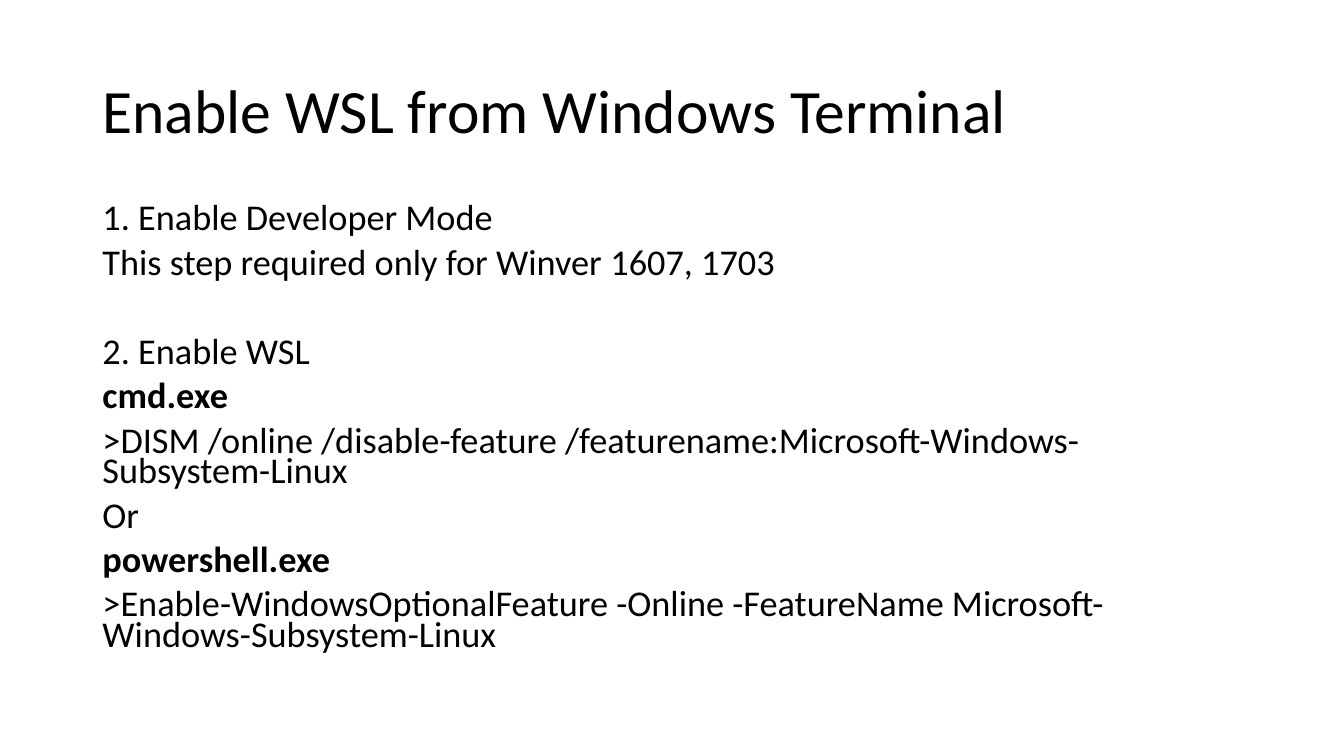
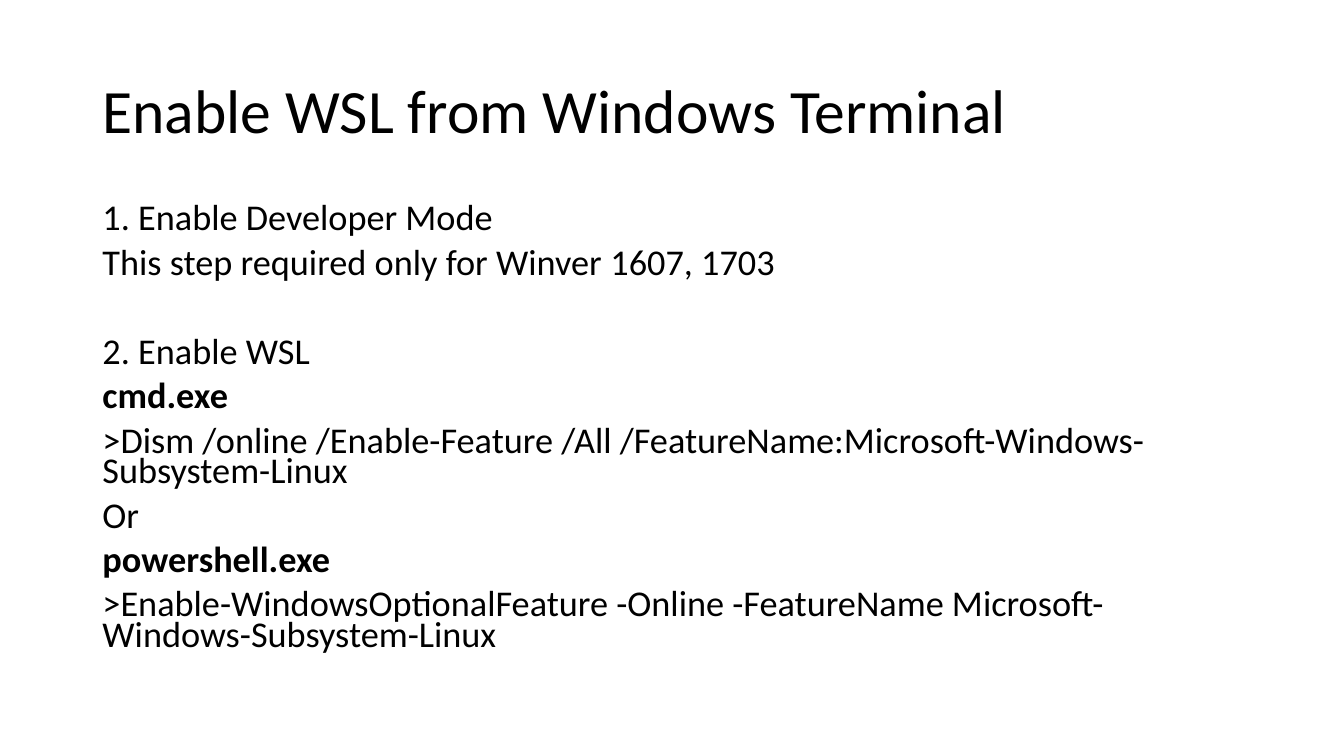
Before and after one commit to aniiiib/StudyNotes, a slide deck: slide 8 of Howto - Windows Subsystem for Linux.pptx. Drawn at 1344x756 pixels with LibreOffice and Linux fonts; fonts in the diff are those of the drawing. Boxes give left, top, right and bottom in pixels: in the first picture for what was removed or moved away, otherwise in the second. Text is boxed around its words. In the diff, an @@ line names an element or a change of style, - is before the commit and + after.

```diff
--- a/Howto - Windows Subsystem for Linux.pptx
+++ b/Howto - Windows Subsystem for Linux.pptx
@@ text at bbox=[102, 427, 1144, 489]: text changed @@
->DISM /online /disable-feature /featurename:Microsoft-Windows-Subsystem-Linux
+>Dism /online /Enable-Feature /All /FeatureName:Microsoft-Windows-Subsystem-Linux
```
Also in this commit, not shown: 3 other slides changed, 3 slides added, 1 slide removed.
